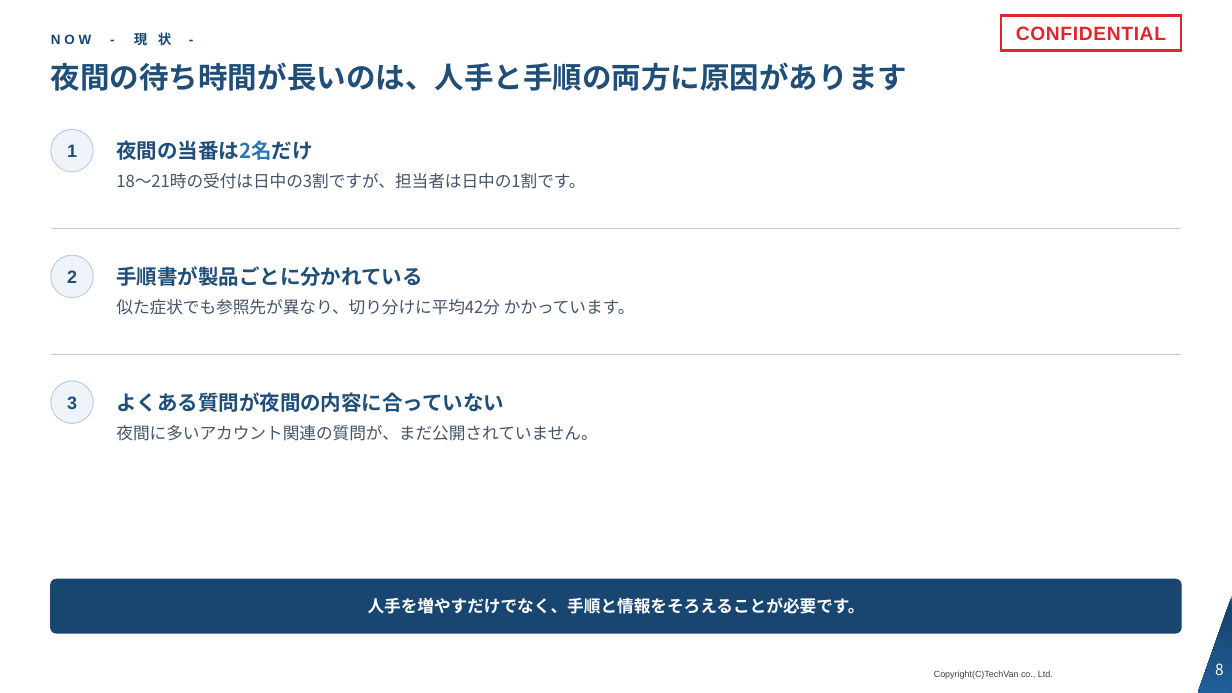
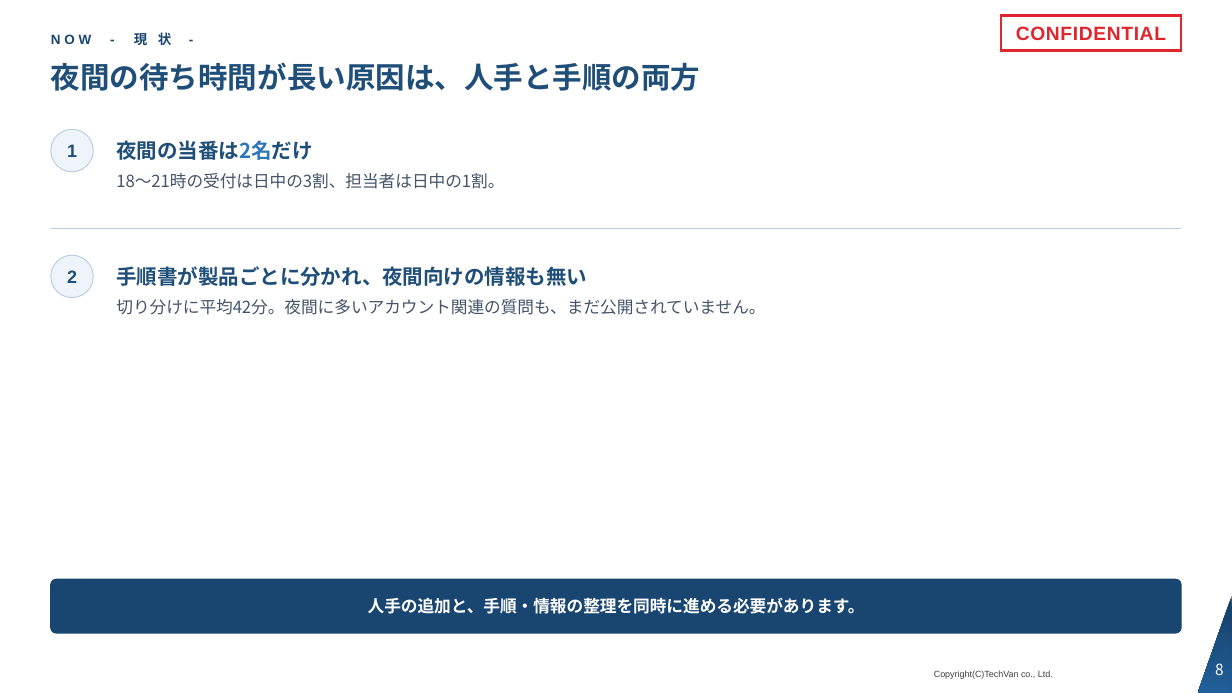
Before and after one commit to Kishi-Satoshi/slide-techvan-dist, a slide deck: slide 8 of plugins/slide-techvan/skills/slide-techvan/examples/catalog-techvan.pptx. Drawn at 1232x693 pixels with LibreOffice and Linux fonts; fonts in the diff are those of the drawing; background and template pictures are left out. Boxes give left, top, right and bottom in pixels: in the first picture for what was removed or moved away, otherwise in the second. Text is boxed around its words. In the diff, an @@ line names an element or a change of style, - is before the commit and + after.

```diff
--- a/plugins/slide-techvan/skills/slide-techvan/examples/catalog-techvan.pptx
+++ b/plugins/slide-techvan/skills/slide-techvan/examples/catalog-techvan.pptx
@@ title at bbox=[51, 62, 701, 91]: text changed @@
-夜間の待ち時間が長いのは、人手と手順の両方に原因があります
+夜間の待ち時間が長い原因は、人手と手順の両方
@@ text at bbox=[116, 173, 504, 189]: text changed @@
-18〜21時の受付は日中の3割ですが、担当者は日中の1割です。
+18〜21時の受付は日中の3割、担当者は日中の1割。
@@ text at bbox=[116, 266, 587, 286]: text changed @@
-手順書が製品ごとに分かれている
+手順書が製品ごとに分かれ、夜間向けの情報も無い
@@ text at bbox=[116, 299, 765, 315]: text changed @@
-似た症状でも参照先が異なり、切り分けに平均42分 かかっています。
+切り分けに平均42分。夜間に多いアカウント関連の質問も、まだ公開されていません。
@@ line removed from (51, 354) to (1181, 354) @@
@@ ellipse removed at bbox=[51, 381, 93, 423] @@
-3
@@ text removed at bbox=[116, 392, 504, 412] @@
-よくある質問が夜間の内容に合っていない
@@ text removed at bbox=[116, 425, 597, 441] @@
-夜間に多いアカウント関連の質問が、まだ公開されていません。
@@ text in rounded rectangle at bbox=[368, 597, 865, 614]: text changed @@
-人手を増やすだけでなく、手順と情報をそろえることが必要です。
+人手の追加と、手順・情報の整理を同時に進める必要があります。
```
Also in this commit, not shown: 16 other slides changed, 12 other files.
